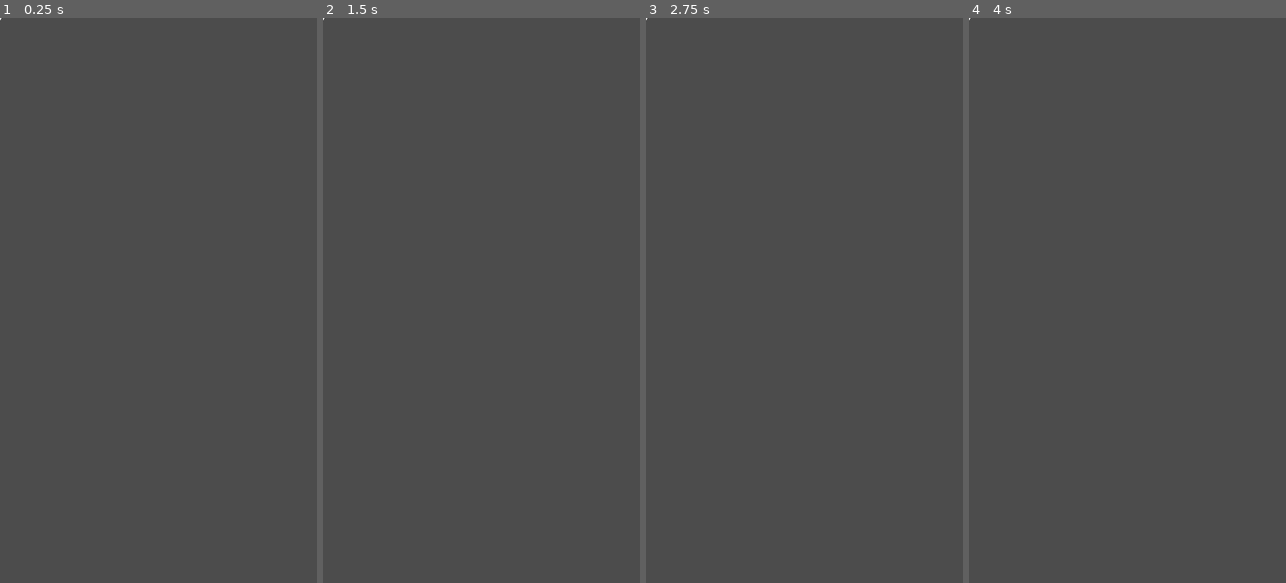
Above: before the commit, frames 1-4 (left to right).
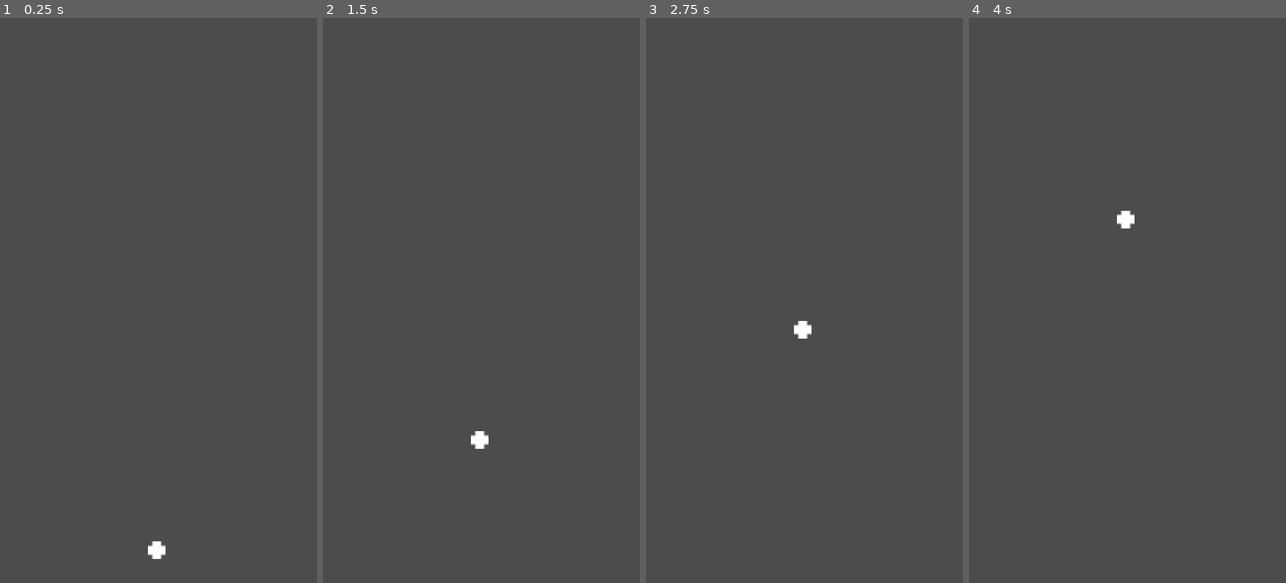
Above: after the commit, the same moments.

Repository: claucambra/BrickBuster
Game: Godot game, scene res://BrickBuster.tscn
Two runs of this game, one before a commit and one after it. Both use one fixed random seed, a clock stepped at 60 frames per second and the inputs below.
Inputs:
- Up to frame 1 (0.25 s): no input
- Up to frame 2 (1.5 s): no input
- Up to frame 3 (2.75 s): no input
- Up to frame 4 (4 s): no input

The runs differ from the first frame. In frame 1, 0.1% of the frame differs, in the area x 0-53%, y 0-96%; in frame 2, 0.1%; in frame 3, 0.1%; in frame 4, 0.1%.

Commit message:
Ball actually moves now

Diff:
--- a/Ball.gd
+++ b/Ball.gd
@@ -5,12 +5,12 @@
 # var b = "text"
 
 export var speed = 200
+var direction = Vector2.UP
+onready var _initial_pos = position
 
 # Called when the node enters the scene tree for the first time.
-func _ready():
-	pass # Replace with function body.
-
+#func _ready():
 
 # Called every frame. 'delta' is the elapsed time since the previous frame.
-#func _process(delta):
-#	pass
+func _process(delta):
+	position += speed * delta * direction
--- a/BrickBuster.tscn
+++ b/BrickBuster.tscn
@@ -1,13 +1,21 @@
-[gd_scene load_steps=4 format=2]
+[gd_scene load_steps=6 format=2]
 
 [ext_resource path="res://ball.png" type="Texture" id=1]
 [ext_resource path="res://Ball.gd" type="Script" id=2]
 
 [sub_resource type="CircleShape2D" id=1]
 
+[sub_resource type="RectangleShape2D" id=2]
+extents = Vector2( 359.589, 8.62341 )
+
+[sub_resource type="RectangleShape2D" id=3]
+extents = Vector2( 8, 640 )
+
 [node name="BrickBuster" type="Node2D"]
 
 [node name="Ball" type="Area2D" parent="."]
+position = Vector2( 356, 1256 )
+scale = Vector2( 5, 5 )
 script = ExtResource( 2 )
 __meta__ = {
 "_edit_group_": true
@@ -19,3 +27,29 @@
 [node name="CollisionShape2D" type="CollisionShape2D" parent="Ball"]
 scale = Vector2( 0.45, 0.45 )
 shape = SubResource( 1 )
+
+[node name="Top" type="Area2D" parent="."]
+
+[node name="CollisionShape2D" type="CollisionShape2D" parent="Top"]
+position = Vector2( 360, -8 )
+scale = Vector2( 1.00114, -0.927707 )
+shape = SubResource( 2 )
+
+[node name="Right" type="Area2D" parent="."]
+
+[node name="CollisionShape2D" type="CollisionShape2D" parent="Right"]
+position = Vector2( 728, 640 )
+shape = SubResource( 3 )
+
+[node name="Bottom" type="Area2D" parent="."]
+
+[node name="CollisionShape2D" type="CollisionShape2D" parent="Bottom"]
+position = Vector2( 360, 1288 )
+scale = Vector2( 1.00114, -0.927707 )
+shape = SubResource( 2 )
+
+[node name="Left" type="Area2D" parent="."]
+
+[node name="CollisionShape2D" type="CollisionShape2D" parent="Left"]
+position = Vector2( -8, 640 )
+shape = SubResource( 3 )
